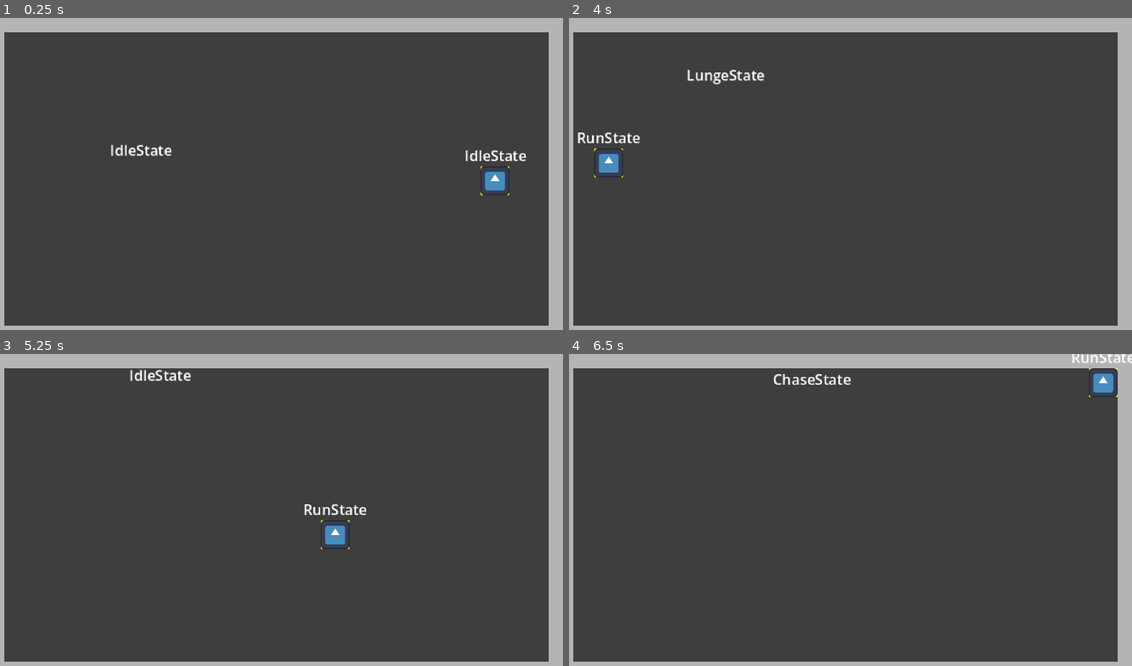
Above: before the commit, frames 1-4 (two rows, left to right).
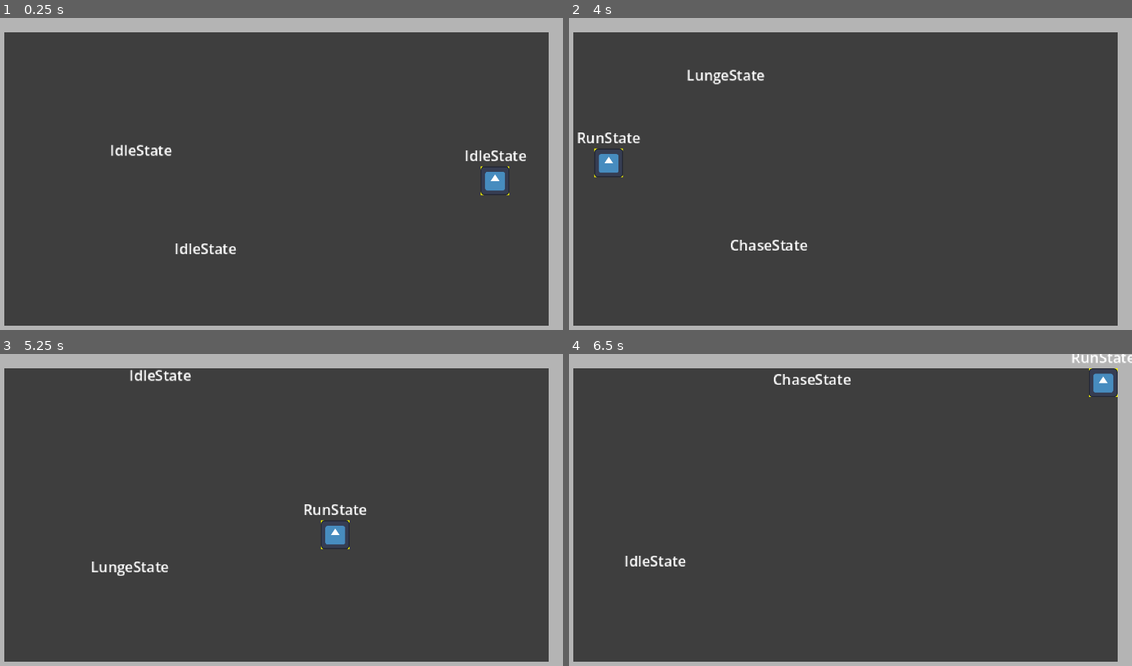
Above: after the commit, the same moments.

Repository: Cedro23/one-step-from-death
Game: Godot game, scene res://main.tscn
Same seed, same stepped clock (60 frames per second), same inputs: the game is played once before the commit and once after it. The engine's default icon, where the game draws it, is replaced by a stand-in: a white triangle on a blue panel in a dark square.
Inputs (mouse positions are in pixels of both pictures, inside the frame that each line leads up to):
- Up to frame 1 (0.25 s): no input
- Up to frame 2 (4 s): tap Enter at 0.5 s; move the mouse to (816, 242) at 0.52 s; press the mouse at (816, 242) at 0.53 s; hold W (up) 0.53-2.03 s; move the mouse to (1019, 227) at 1.27 s; release the mouse at (1019, 227) at 1.28 s; tap Space (roll) at 1.35, 2, 2.85 s; move the mouse to (675, 130) at 2.02 s; press the mouse at (675, 130) at 2.03 s; hold A (left) 2.03-3.53 s; move the mouse to (873, 180) at 2.77 s; release the mouse at (873, 180) at 2.78 s; click (873, 180) at 2.92 s; move the mouse to (760, 99) at 3.52 s; press the mouse at (760, 99) at 3.53 s; hold S (down) from 3.53 s (still down)
- Up to frame 3 (5.25 s): move the mouse to (405, 497) at 4.27 s; release S (down) at 4.28 s; release the mouse at (405, 497) at 4.28 s; hold D (right) 4.28-5.03 s; tap Space (roll) at 4.35 s; move the mouse to (163, 531) at 5.02 s; press the mouse at (163, 531) at 5.03 s; hold W (up) from 5.03 s (still down)
- Up to frame 4 (6.5 s): move the mouse to (901, 444) at 5.77 s; release W (up) at 5.78 s; release the mouse at (901, 444) at 5.78 s; hold D (right) from 5.78 s (still down); tap Space (roll) at 5.85 s

The runs differ from the first frame. In frame 1, 0.2% of the frame differs, in the area x 31-42%, y 72-76%; in frame 2, 0.2%; in frame 3, 0.3%, in the area x 16-31%, y 66-72%; in frame 4, 0.2%.

Commit message:
fix: fixed collision layers and masks

Diff:
--- a/actors/enemies/shambler/shambler.tscn
+++ b/actors/enemies/shambler/shambler.tscn
@@ -20,6 +20,8 @@
 size = Vector2(5, 12)
 
 [node name="Shambler" type="CharacterBody2D" unique_id=1724040096]
+collision_layer = 8
+collision_mask = 3
 script = ExtResource("1_2hdus")
 
 [node name="StateMachine" type="Node" parent="." unique_id=1995301122]
@@ -65,12 +67,16 @@
 debug_color = Color(1, 0.016008649, 0.024270412, 0.41960785)
 
 [node name="Hitbox" type="Area2D" parent="." unique_id=896401867 groups=["hitbox"]]
+collision_layer = 16
+collision_mask = 2
 
 [node name="CollisionShape2D" type="CollisionShape2D" parent="Hitbox" unique_id=463339632]
 shape = SubResource("RectangleShape2D_7o1q8")
 disabled = true
 
 [node name="Hurtbox" parent="." unique_id=364259304 instance=ExtResource("8_7o1q8")]
+collision_layer = 8
+collision_mask = 4
 size = 14
 
 [node name="LungeWindupTimer" type="Timer" parent="." unique_id=2096373260]
--- a/actors/enemies/shambler/states/idle_state.gd
+++ b/actors/enemies/shambler/states/idle_state.gd
@@ -4,7 +4,10 @@
 const PLAYER_DETECTION_RANGE: float = 120.0
 
 func physics_update(_delta: float) -> void:
-	var player = character.get_node("../Player")
+	var player = character.get_node_or_null("../Player")
+
+	if !player:
+		return
 
 	if character.global_position.distance_to(player.global_position) <= PLAYER_DETECTION_RANGE:
 		character.state_machine.transition_to("ChaseState")
--- a/actors/player/player.tscn
+++ b/actors/player/player.tscn
@@ -21,6 +21,8 @@
 font_size = 8
 
 [node name="Player" type="CharacterBody2D" unique_id=289554604 groups=["player"]]
+collision_layer = 2
+collision_mask = 9
 script = ExtResource("1_i3pqv")
 
 [node name="StateMachine" type="Node" parent="." unique_id=233320353]
@@ -56,6 +58,8 @@
 
 [node name="AttackHitbox" type="Area2D" parent="." unique_id=998222026 groups=["hitbox"]]
 position = Vector2(-16, -12)
+collision_layer = 4
+collision_mask = 8
 
 [node name="CollisionShape2D" type="CollisionShape2D" parent="AttackHitbox" unique_id=680156563]
 shape = SubResource("RectangleShape2D_1bvp3")
@@ -74,6 +78,8 @@
 one_shot = true
 
 [node name="Hurtbox" parent="." unique_id=364259304 instance=ExtResource("3_ax26v")]
+collision_layer = 2
+collision_mask = 17
 
 [node name="StatusLabel" type="Label" parent="." unique_id=205891787 node_paths=PackedStringArray("state_machine")]
 anchors_preset = 7
--- a/actors/player/states/death_state.gd
+++ b/actors/player/states/death_state.gd
@@ -1,4 +1,5 @@
 extends State
 
 func enter() -> void:
-	get_tree().reload_current_scene()
+	character.queue_free()
+	# get_tree().reload_current_scene()
--- a/main.tscn
+++ b/main.tscn
@@ -20,6 +20,7 @@
 
 [node name="WallNorth" type="StaticBody2D" parent="." unique_id=1727444183]
 position = Vector2(160, 0)
+collision_mask = 0
 
 [node name="CollisionShape2D" type="CollisionShape2D" parent="WallNorth" unique_id=1942677608]
 shape = SubResource("RectangleShape2D_7dm0k")
@@ -31,6 +32,7 @@
 
 [node name="WallSouth" type="StaticBody2D" parent="." unique_id=1311713242]
 position = Vector2(160, 180)
+collision_mask = 0
 
 [node name="CollisionShape2D" type="CollisionShape2D" parent="WallSouth" unique_id=213590008]
 shape = SubResource("RectangleShape2D_7dm0k")
@@ -42,6 +44,7 @@
 
 [node name="WallWest" type="StaticBody2D" parent="." unique_id=846257063]
 position = Vector2(0, 90)
+collision_mask = 0
 
 [node name="CollisionShape2D" type="CollisionShape2D" parent="WallWest" unique_id=1510756918]
 shape = SubResource("RectangleShape2D_ig7tw")
@@ -53,6 +56,7 @@
 
 [node name="WallEast" type="StaticBody2D" parent="." unique_id=934804065]
 position = Vector2(320, 90)
+collision_mask = 0
 
 [node name="CollisionShape2D" type="CollisionShape2D" parent="WallEast" unique_id=770934385]
 shape = SubResource("RectangleShape2D_ig7tw")
@@ -77,3 +81,6 @@
 
 [node name="Camera2D" type="Camera2D" parent="." unique_id=229455510]
 position = Vector2(160, 90)
+
+[node name="Shambler2" parent="." unique_id=2070421988 instance=ExtResource("2_0xm2m")]
+position = Vector2(120, 143)
--- a/project.godot
+++ b/project.godot
@@ -69,6 +69,14 @@
 ]
 }
 
+[layer_names]
+
+2d_physics/layer_1="world"
+2d_physics/layer_2="player"
+2d_physics/layer_3="player_hitbox"
+2d_physics/layer_4="enemy"
+2d_physics/layer_5="enemy_hitbox"
+
 [physics]
 
 3d/physics_engine="Jolt Physics"
